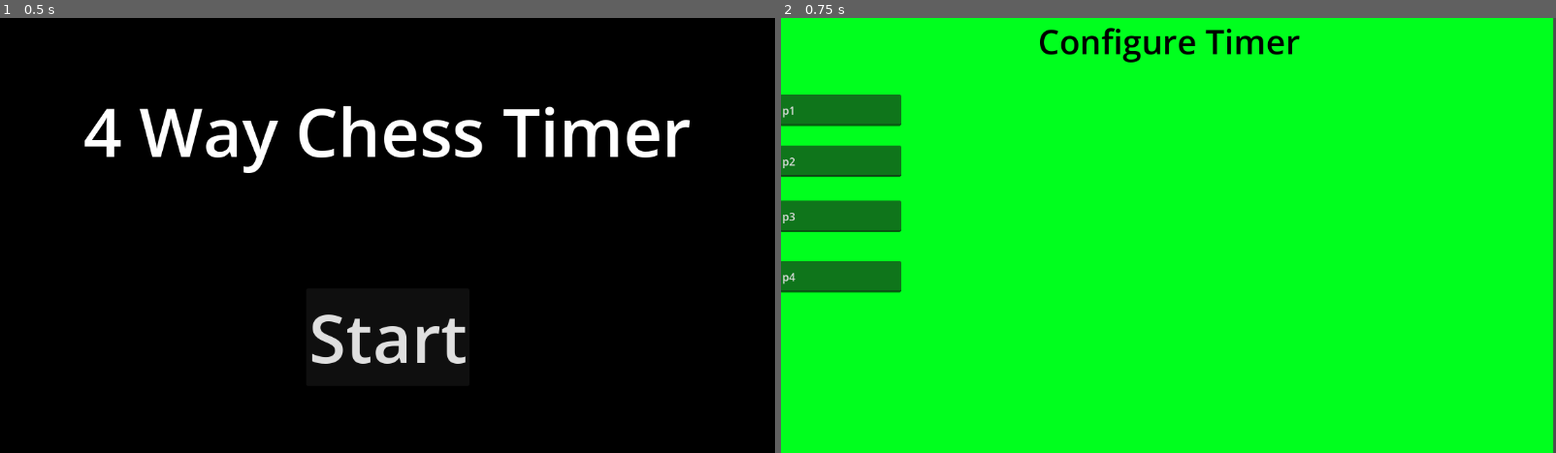
Above: before the commit, frames 1-2 (left to right).
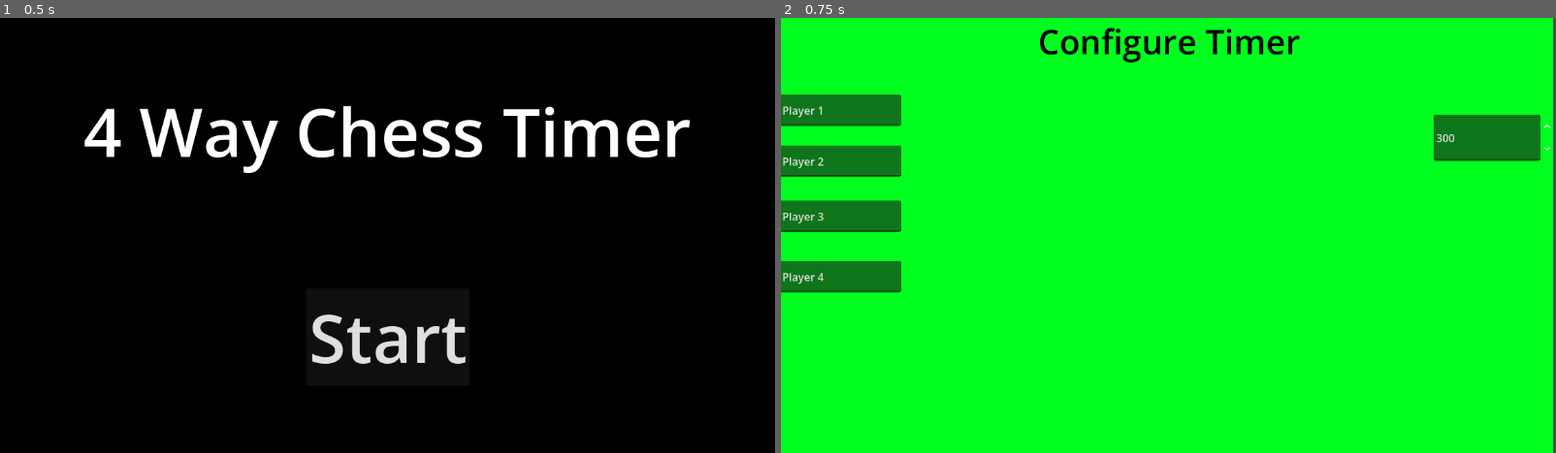
Above: after the commit, the same moments.

Repository: jeejaw-star/chess-timer
Game: Godot game, scene res://start.tscn
The game is run twice, just before and just after one commit, with the same random seed, the same clock (stepped at 60 frames per second) and the same inputs.
Inputs:
- Up to frame 1 (0.5 s): no input
- Up to frame 2 (0.75 s): click "Start" at 0.5 s

Frame 1 is identical in both runs. In frame 2, 1.7% of the frame differs, in the area x 0-100%, y 20-62%.

Commit message:
Added box for inputting time

Diff:
--- a/config.gd
+++ b/config.gd
@@ -4,15 +4,18 @@
 @onready var p2 = %p2_name
 @onready var p3 = %p3_name
 @onready var p4 = %p4_name
+@onready var time = %time
 
 
 # Called when the node enters the scene tree for the first time.
 func _ready() -> void:
-	p1.text = "p1"
-	p2.text = "p2"
-	p3.text = "p3"
-	p4.text = "p4"
+	p1.text = "Player 1"
+	p2.text = "Player 2"
+	p3.text = "Player 3"
+	p4.text = "Player 4"
 	color.color = Color.from_hsv(randf(), 1.0, 1.0)
+	time.value = 300
+
 
 # Called every frame. 'delta' is the elapsed time since the previous frame.
 func _process(delta: float) -> void:
--- a/config.tscn
+++ b/config.tscn
@@ -61,3 +61,12 @@
 offset_top = 362.0
 offset_right = 179.0
 offset_bottom = 409.0
+
+[node name="time" type="SpinBox" parent="." unique_id=1359226388]
+unique_name_in_owner = true
+layout_mode = 0
+offset_left = 970.0
+offset_top = 144.0
+offset_right = 1147.0
+offset_bottom = 213.0
+max_value = 100000000000.0
